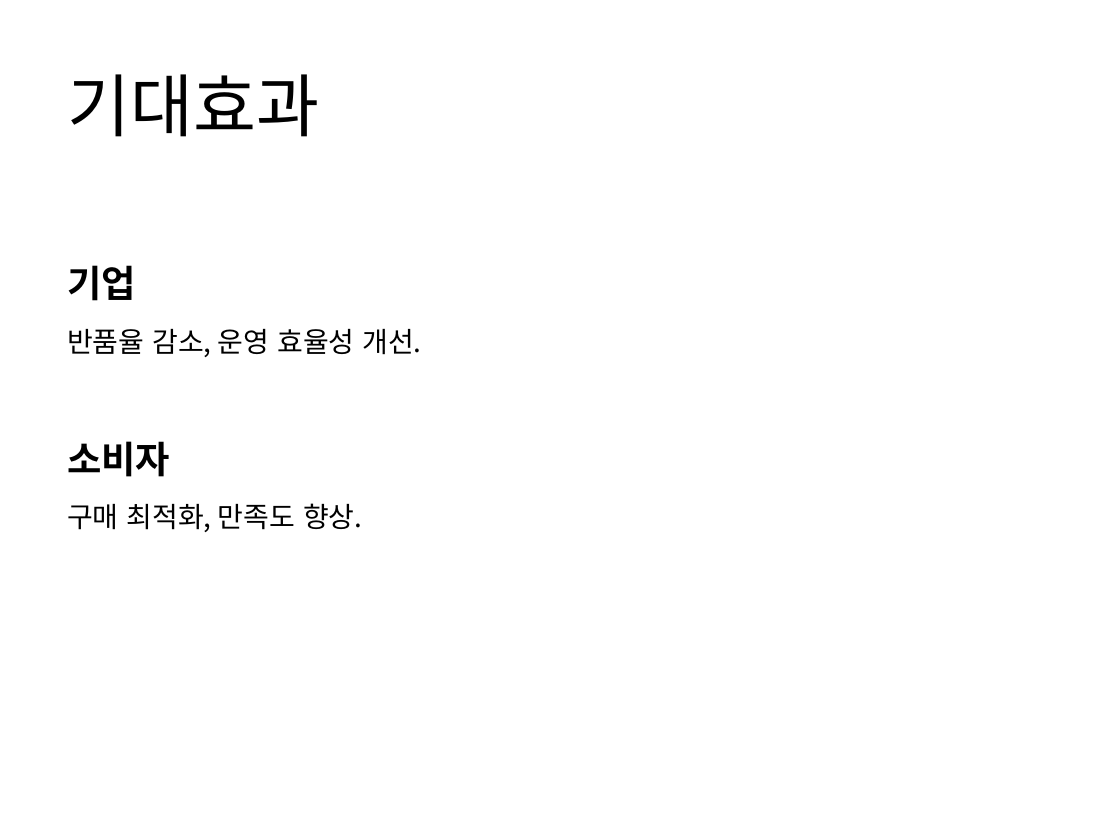
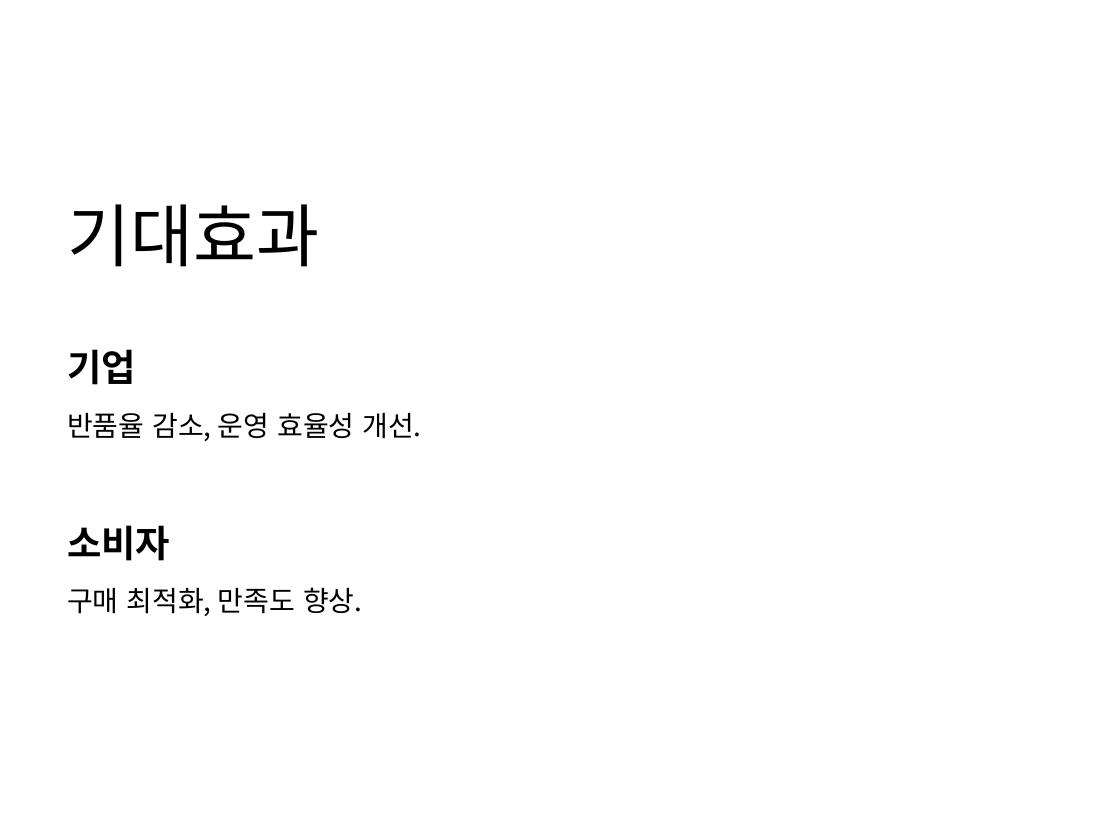
Before and after one commit to WasVelinn/1stPerSonalProjecT, a slide deck: slide 6 of 프레젠테이션1.pptx. Drawn at 1120x840 pixels with LibreOffice and Linux fonts; fonts in the diff are those of the drawing. Boxes give left, top, right and bottom in pixels: in the first picture for what was removed or moved away, otherwise in the second. Text is boxed around its words. In the diff, an @@ line names an element or a change of style, - is before the commit and + after.

```diff
--- a/프레젠테이션1.pptx
+++ b/프레젠테이션1.pptx
@@ title "기대효과": place and size @@
-title "기대효과" at (67, 74, 319, 137)
+title "기대효과" at (67, 204, 319, 267)
@@ text "기업": place and size @@
-text "기업" at (67, 265, 421, 532)
+text "기업" at (67, 349, 421, 616)
```
Also in this commit, not shown: 10 other slides changed, 4 slides added, 3 slides removed, 8 other files.
